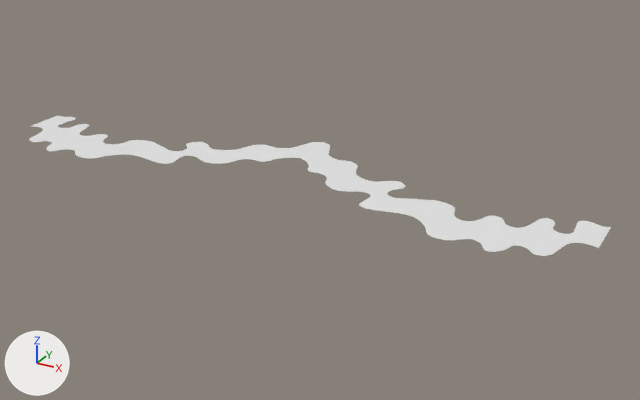
Before and after pictures for a commit that changed the FBX model Phoenix God/Assets/Objects/Ground Planes/Road Variants.fbx.
Camera for both pictures: a 50 mm camera at (18.4, -53.9, 18.6) aimed at (-2.5, -15.8, -0.5). Lighting does not change. The marker at lower left points along +X, +Y and +Z. Where no turn or scale is listed for an object, it has been applied to the vertices.

Script lines for the objects in view, before the commit:
```python
ob_plane_001 = bpy.data.objects.new('Plane.001', me_plane_001)
ob_plane_001.location = (-24.0, -14.12, 0.0)
ob_plane_004 = bpy.data.objects.new('Plane.004', me_plane_002)
ob_plane_004.location = (-18.0, -16.44, 0.0)
ob_plane_009 = bpy.data.objects.new('Plane.009', me_plane_003)
ob_plane_009.location = (-12.0, -13.78, 0.0)
ob_plane_010 = bpy.data.objects.new('Plane.010', me_plane_005)
ob_plane_010.location = (-6.0, -10.43, 0.0)
ob_plane_011 = bpy.data.objects.new('Plane.011', me_plane_006)
ob_plane_011.location = (0.0, -13.78, 0.0)
ob_plane_011.scale = (3.0, 1.0, 1.0)
ob_plane_012 = bpy.data.objects.new('Plane.012', me_plane_014)
ob_plane_012.location = (6.0, -16.44, 0.0)
```
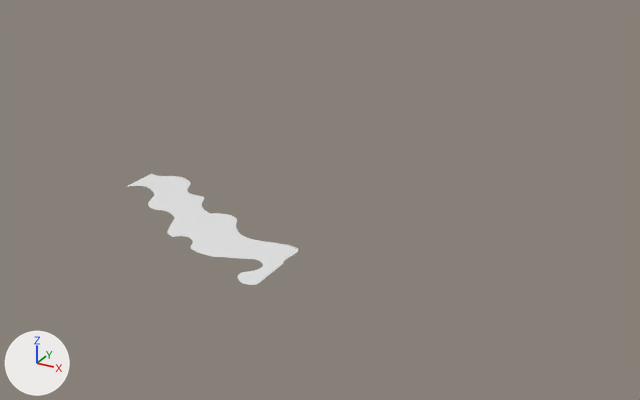
Boxes [x1, y1, x2, y2] around the edits, measured in the pictures (640 x 400 px):
'Plane.011', reshaped, moved, turned
    before: [359, 181, 475, 240]
    after: [126, 173, 210, 237]
'Plane.002', added
    after: [173, 213, 298, 285]
'Plane.012', deleted
    before: [459, 215, 611, 256]
'Plane.010', deleted
    before: [300, 142, 387, 195]
'Plane.004', deleted
    before: [75, 140, 208, 164]
'Plane.009', deleted
    before: [186, 142, 324, 164]
'Plane.001', deleted
    before: [29, 115, 108, 153]

What the commit changed:
me_plane_006 is used by ob_plane_011; location (0.0, -13.78, 0.0); scale (3.0, 1.0, 1.0).
me_plane_006 had 231 vertices, 1 face and spanned x 0.0..2.0, y -4.27..1.3, z 0.0.
me_plane_006 now has 380 vertices, 192 faces and spans x 0.0..2.0, y -1.42..4.87, z -0.01..0.0.
me_plane_006 part 1: 229 vertices removed from x 0.0..2.0, y -4.27..1.3, z 0.0; 378 vertices added at x 0.0..2.0, y -1.42..4.87, z -0.01..0.0.
Mesh me_plane_022 is new.
It has 462 vertices, 233 faces and spans x 0.0..6.0, y -3.69..1.88, z 0.0..0.01.
It uses material mat_material (white #e7e7e7).
Object 'Plane.001' (ob_plane_001) is deleted.
Object 'Plane.012' (ob_plane_012) is deleted.
Object 'Plane.009' (ob_plane_009) is deleted.
Object 'Plane.011' (ob_plane_011) moves from (0.0, -13.78, 0.0) to (-12.0, -19.1, 0.0).
Object 'Plane.011' (ob_plane_011) turns from (0, 0, 0) to (-180, 0, 0) degrees about x, y and z.
Object 'Plane.010' (ob_plane_010) is deleted.
Object 'Plane.004' (ob_plane_004) is deleted.
Object 'Plane.002' (ob_plane_002) is new; it shows me_plane_022.
Its location is (-6.0, -22.46, 0.0).
